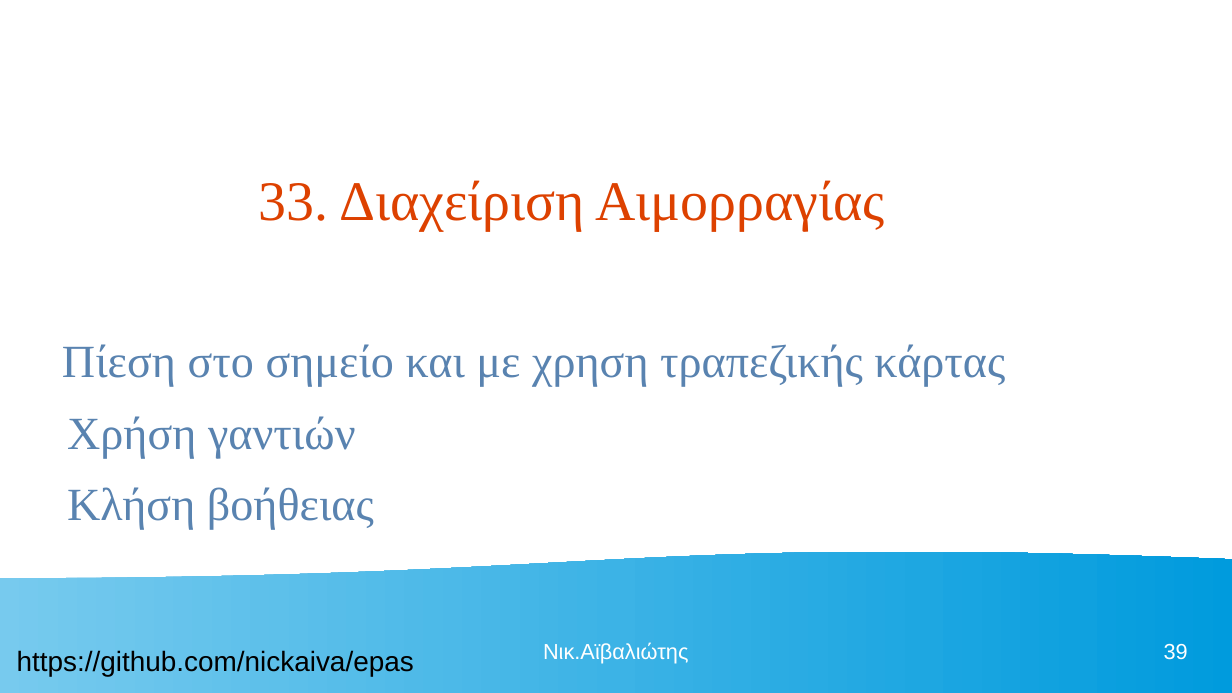
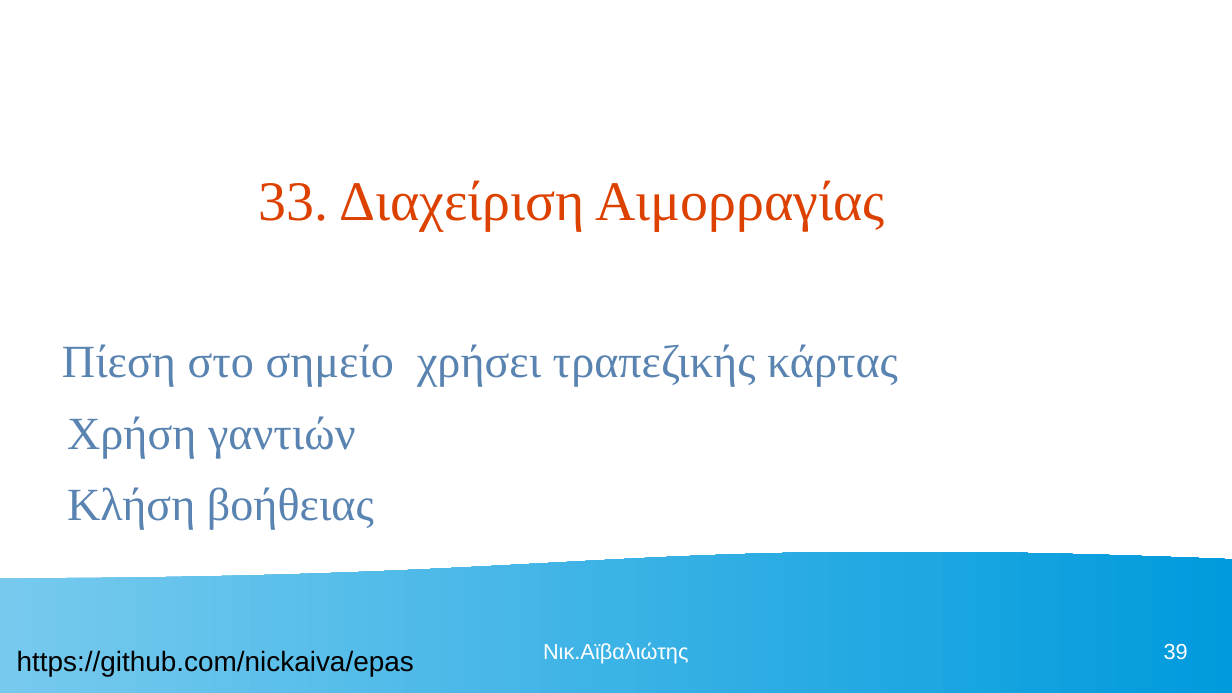
Before and after one commit to nickaiva/epas, a slide deck: slide 39 of ΠΕΡΙΒΑΛΛΟΝ ΕΡΓΑΣΙΑΣ.odp. Drawn at 1232x693 pixels with LibreOffice and Linux fonts; fonts in the diff are those of the drawing. Boxes give left, top, right and bottom in pixels: in the first picture for what was removed or moved away, otherwise in the second. Text is boxed around its words. In the diff, an @@ line names an element or a change of style, - is before the commit and + after.

```diff
--- a/ΠΕΡΙΒΑΛΛΟΝ ΕΡΓΑΣΙΑΣ.odp
+++ b/ΠΕΡΙΒΑΛΛΟΝ ΕΡΓΑΣΙΑΣ.odp
@@ text at box(62, 344, 898, 386): text changed @@
-Πίεση στο σημείο και με χρηση τραπεζικής κάρτας
+Πίεση στο σημείο χρήσει τραπεζικής κάρτας
```
Also in this commit, not shown: 24 other slides changed, 1 slide added, 1 other file.
